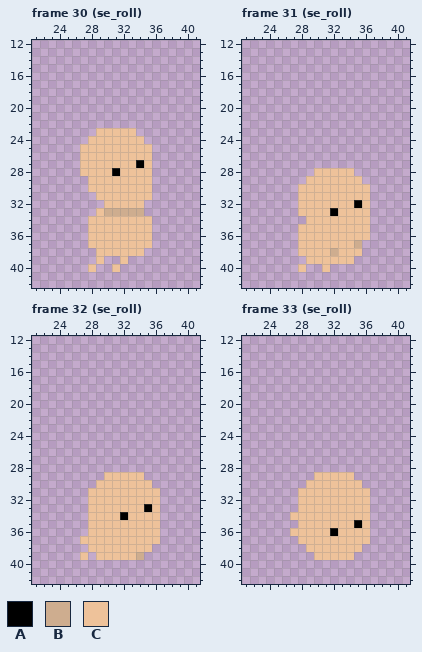
Pixel-art file: Assets/Sprites/Player/Simple Pete.aseprite. The first picture shows the starting point.
64x64 pixels, 94 frames. Colours within 5 levels of each other are drawn and written as one. Shown: frame 30 (se_roll): x 21..41, y 12..42; frame 31 (se_roll): x 21..41, y 12..42; frame 32 (se_roll): x 21..41, y 12..42; frame 33 (se_roll): x 21..41, y 12..42. The commit also changed other frames, which this record leaves out.
Visible layers, top first: "Head", "Body".
Palette (. is transparent): A #000000  B #cead8f  C #eec29a
Pixels before, frame 30 (se_roll), first column x 27:
23 ..CCCCC..
24 .CCCCCCC.
25 CCCCCCCCC
26 CCCCCCCCC
27 CCCCCCCAC
28 CCCCACCCC
29 .CCCCCCCC
30 .CCCCCCCC
31 ..CCCCCCC
32 ...CCCCC.
33 ..CBBBBB.
34 .CCCCCCCC
35 .CCCCCCCC
36 .CCCCCCCC
37 .CCCCCCCC
38 ..CCCCCC.
39 ..C..C...
40 .C..C....
Pixels before, frame 31 (se_roll), first column x 28:
28 ..CCCCC..
29 .CCCCCCC.
30 CCCCCCCCC
31 CCCCCCCCC
32 CCCCCCCAC
33 CCCCACCCC
34 .CCCCCCCC
35 CCCCCCCCC
36 CCCCCCCCC
37 CCCCCCCB.
38 CCCCBCCC.
39 .CCCCCC..
40 C..C.....
Pixels before, frame 32 (se_roll), first column x 27:
29 ...CCCCC..
30 ..CCCCCCC.
31 .CCCCCCCCC
32 .CCCCCCCCC
33 .CCCCCCCAC
34 .CCCCACCCC
35 .CCCCCCCCC
36 .CCCCCCCCC
37 CCCCCCCCCC
38 .CCCCCCCC.
39 C.CCCCCB..
Pixels before, frame 33 (se_roll), first column x 27:
29 ...CCCCC..
30 ..CCCCCCC.
31 .CCCCCCCCC
32 .CCCCCCCCC
33 .CCCCCCCCC
34 CCCCCCCCCC
35 .CCCCCCCAC
36 CCCCCACCCC
37 .CCCCCCCCC
38 ..CCCCCCC.
39 ...CCCCC..
New version:
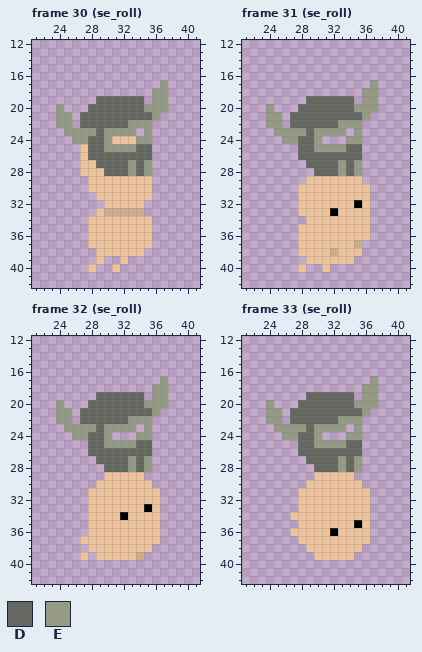
Colours new in this view: D #656861  E #949a84
Edits made:
layer "Gear/Head/Iron_Helmet" now shown
Frame 30 (se_roll), layer "Gear/Head/Iron_Helmet":
Colour D now appears in row 19 at x 29 to 34; in row 20 at x 28 to 34; in row 21 at x 27 to 35; in row 22 at x 27 to 32.
The author changed colour A to colour D in row 27 at x 34; in row 28 at x 31.
The author changed colour C to colour D in row 23 at x 29; in row 24 at x 28 to 29; in row 25 at x 28 to 29 and 34 to 35; in row 26 at x 28 to 35; in row 27 at x 29 to 32; in row 28 at x 30, 32 and 34.
Colour E now appears in row 17 at x 37; in rows 18 to 19 at x 36 to 37; in row 20 at x 24 and 35 to 37; in row 21 at x 24 to 25 and 36; in row 22 at x 24 to 25 and 33 to 35; in row 23 at x 25 to 28 and 35.
Colour E now appears in row 24 at x 26 to 27 and 35.
The author changed colour C to colour E in row 23 at x 30 to 33; in row 24 at x 30 and 34; in row 25 at x 30 to 33; in rows 27 to 28 at x 33 and 35.
Frame 31 (se_roll), layer "Gear/Head/Iron_Helmet":
Colour D now appears in row 19 at x 29 to 34; in row 20 at x 28 to 34; in row 21 at x 27 to 35; in row 22 at x 27 to 32; in row 23 at x 29; in row 24 at x 28 to 29.
Colour D now appears in row 25 at x 28 to 29 and 34 to 35; in row 26 at x 28 to 35; in row 27 at x 29 to 32 and 34.
The author changed colour C to colour D in row 28 at x 30 to 32 and 34.
Colour E now appears in row 17 at x 37; in rows 18 to 19 at x 36 to 37; in row 20 at x 24 and 35 to 37; in row 21 at x 24 to 25 and 36; in row 22 at x 24 to 25 and 33 to 35; in row 23 at x 25 to 28, 30 to 33 and 35.
Colour E now appears in row 24 at x 26 to 27, 30 and 34 to 35; in row 25 at x 30 to 33; in row 27 at x 33 and 35; in row 28 at x 35.
The author changed colour C to colour E in row 28 at x 33.
Frame 32 (se_roll), layer "Gear/Head/Iron_Helmet":
Colour D now appears in row 19 at x 29 to 34; in row 20 at x 28 to 34; in row 21 at x 27 to 35; in row 22 at x 27 to 32; in row 23 at x 29; in row 24 at x 28 to 29.
Colour D now appears in row 25 at x 28 to 29 and 34 to 35; in row 26 at x 28 to 35; in row 27 at x 29 to 32 and 34; in row 28 at x 30 to 32 and 34.
Colour E now appears in row 17 at x 37; in rows 18 to 19 at x 36 to 37; in row 20 at x 24 and 35 to 37; in row 21 at x 24 to 25 and 36; in row 22 at x 24 to 25 and 33 to 35; in row 23 at x 25 to 28, 30 to 33 and 35.
Colour E now appears in row 24 at x 26 to 27, 30 and 34 to 35; in row 25 at x 30 to 33; in rows 27 to 28 at x 33 and 35.
Frame 33 (se_roll), layer "Gear/Head/Iron_Helmet": the same change as frame 32 (se_roll)
Pixel boxes of the changes (left, top, right, bottom) in both pictures:
changed: (56, 80, 168, 176)
changed: (266, 80, 378, 176)
added: (56, 376, 168, 472)
added: (266, 376, 378, 472)
